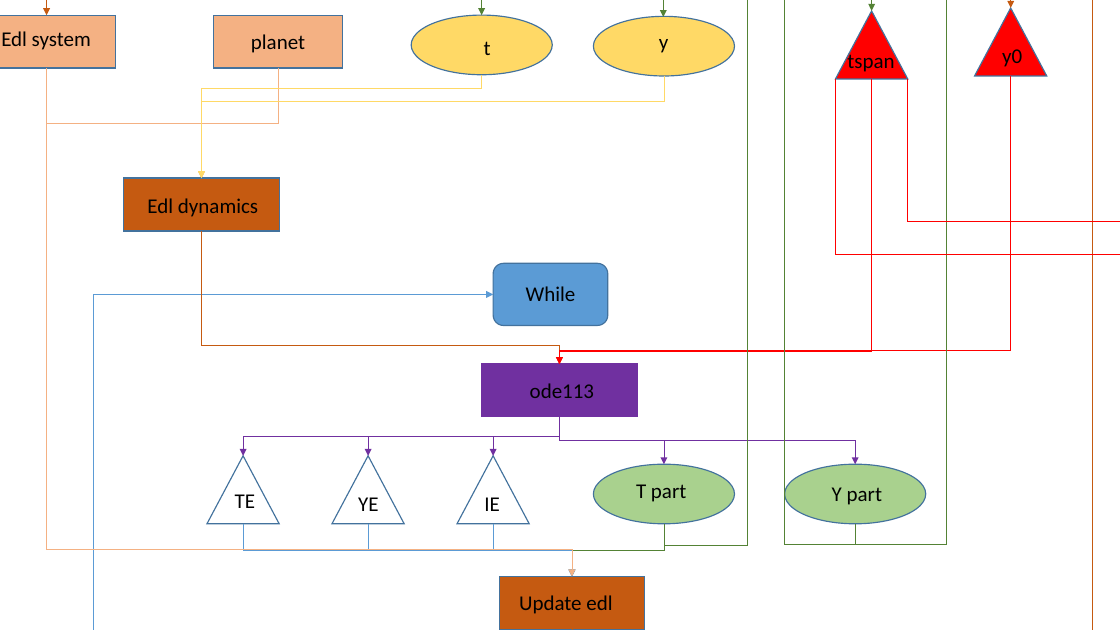
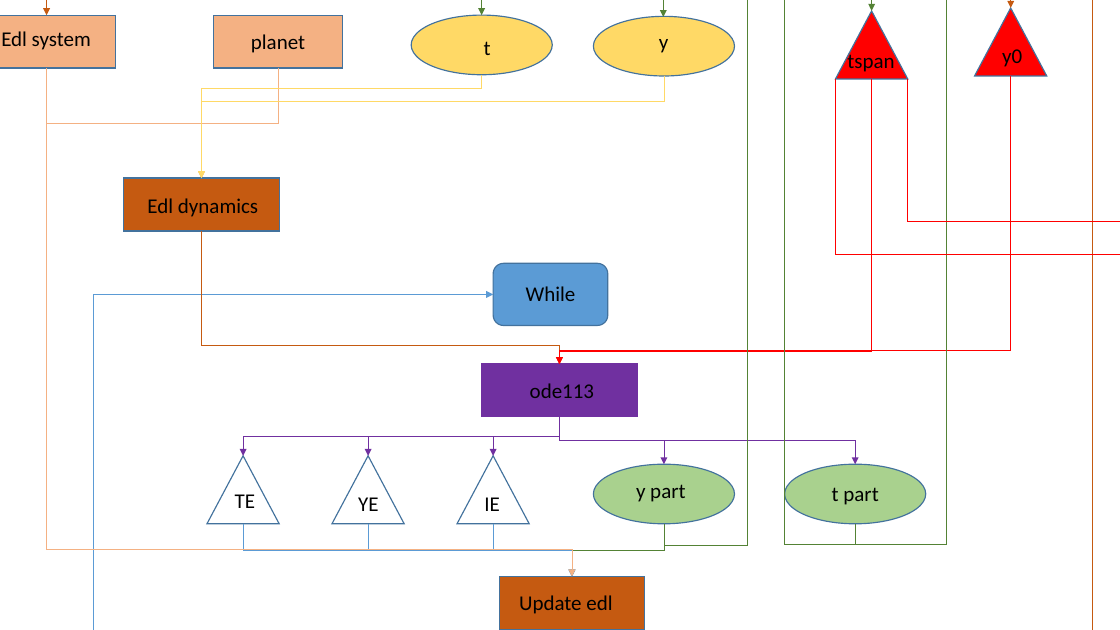
Before and after one commit to RickyWindle/proj1_357, a slide deck: slide 2 of task3.pptx. Drawn at 1120x630 pixels with LibreOffice and Linux fonts; fonts in the diff are those of the drawing. Boxes give left, top, right and bottom in pixels: in the first picture for what was removed or moved away, otherwise in the second. Text is boxed around its words. In the diff, an @@ line names an element or a change of style, - is before the commit and + after.

Commit message:
update task3

```diff
--- a/task3.pptx
+++ b/task3.pptx
@@ text at <box>636,484,685,502</box>: text changed @@
-T part
+y part
@@ text at <box>832,487,878,505</box>: text changed @@
-Y part
+t part
```
